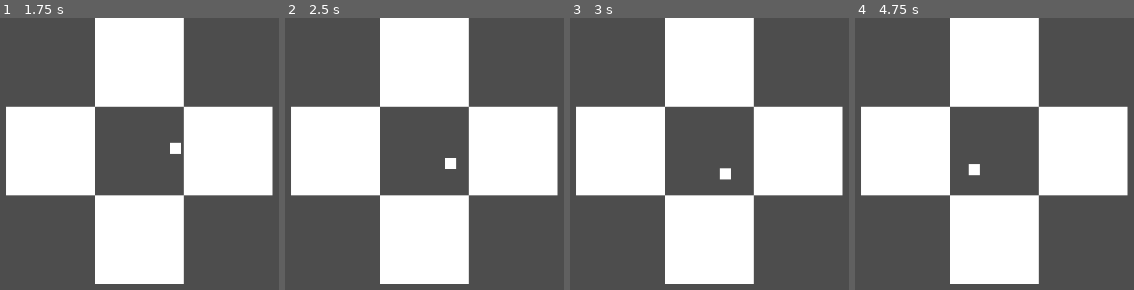
Above: before the commit, frames 1-4 (left to right).
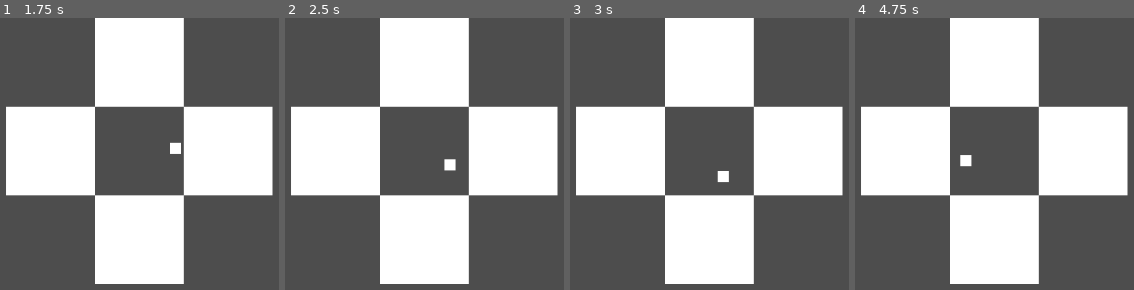
Above: after the commit, the same moments.

Repository: jacoblhughes/godot-testing
Game: Godot game, scene res://bounce_test.tscn
Same seed, same stepped clock (60 frames per second), same inputs: the game is played once before the commit and once after it.
Inputs:
- Up to frame 1 (1.75 s): no input
- Up to frame 2 (2.5 s): no input
- Up to frame 3 (3 s): no input
- Up to frame 4 (4.75 s): no input

Frame 1 is identical in both runs. In frame 2, less than 0.1% of the frame differs, in the area x 56-62%, y 51-57%; in frame 3, 0.1%; in frame 4, 0.4%, in the area x 37-45%, y 50-59%.

Commit message:
moremore

Diff:
--- /dev/null
+++ b/circle-bounce-test/RigidBody2D.gd
@@ -0,0 +1,18 @@
+extends RigidBody2D
+
+
+# Called when the node enters the scene tree for the first time.
+func _ready():
+	pass # Replace with function body.
+
+
+# Called every frame. 'delta' is the elapsed time since the previous frame.
+func _process(delta):
+	pass
+
+
+func _on_body_entered(body):
+	print('here')
+	linear_velocity *= 1.1
+
+	pass # Replace with function body.
--- a/circle-bounce-test/bounce_test.tscn
+++ b/circle-bounce-test/bounce_test.tscn
@@ -1,7 +1,8 @@
-[gd_scene load_steps=4 format=3 uid="uid://db5y5etfib7uh"]
+[gd_scene load_steps=5 format=3 uid="uid://db5y5etfib7uh"]
 
 [ext_resource type="PackedScene" uid="uid://bo74c7cne8mnx" path="res://wall.tscn" id="1_86r1o"]
 [ext_resource type="PhysicsMaterial" uid="uid://cylt8ixxpbnu4" path="res://bounce_test.tres" id="1_aqe2j"]
+[ext_resource type="Script" path="res://RigidBody2D.gd" id="3_ydvt6"]
 
 [sub_resource type="RectangleShape2D" id="RectangleShape2D_jspam"]
 size = Vector2(16, 16)
@@ -46,9 +47,12 @@
 position = Vector2(384, 136)
 physics_material_override = ExtResource("1_aqe2j")
 gravity_scale = 0.0
+max_contacts_reported = 10000
+contact_monitor = true
 linear_velocity = Vector2(30, 30)
 linear_damp_mode = 1
 angular_damp_mode = 1
+script = ExtResource("3_ydvt6")
 
 [node name="ColorRect" type="ColorRect" parent="RigidBody2D"]
 anchors_preset = 8
@@ -66,3 +70,5 @@
 
 [node name="CollisionShape2D" type="CollisionShape2D" parent="RigidBody2D"]
 shape = SubResource("RectangleShape2D_jspam")
+
+[connection signal="body_entered" from="RigidBody2D" to="RigidBody2D" method="_on_body_entered"]
